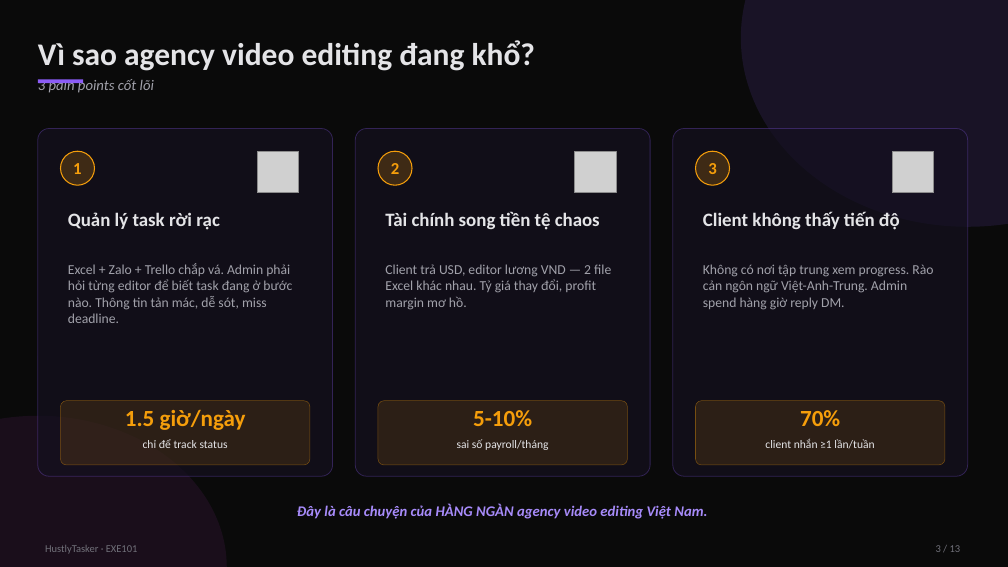
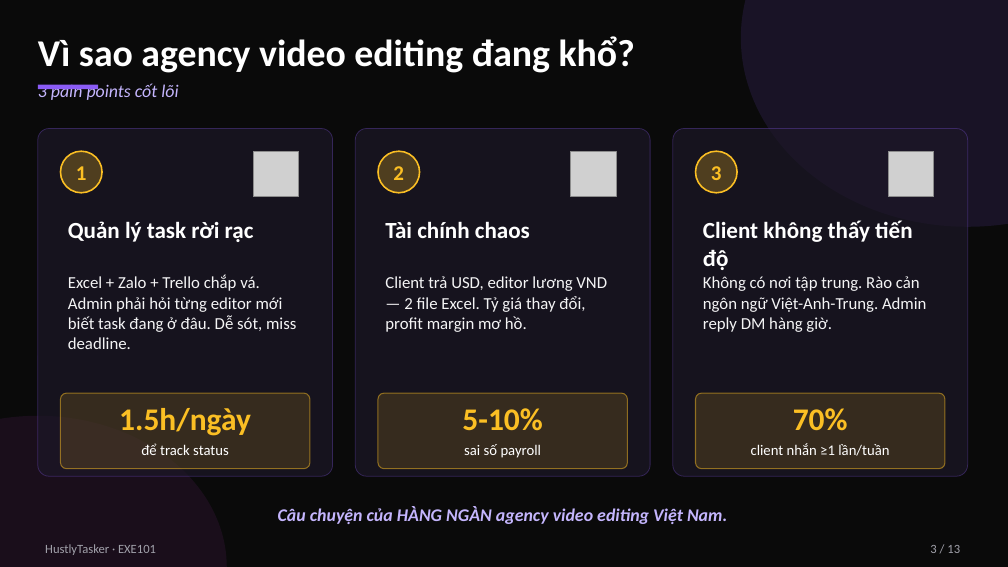
Before and after one commit to phucmetlamroi/agency_manager, a slide deck: slide 3 of presentation/HustlyTasker_Pitch_15min_Draft.pptx. Drawn at 1008x567 pixels with LibreOffice and Linux fonts; fonts in the diff are those of the drawing; grey boxes stand for pictures. Boxes give left, top, right and bottom in pixels: in the first picture for what was removed or moved away, otherwise in the second. Text is boxed around its words. In the diff, an @@ line names an element or a change of style, - is before the commit and + after.

Commit message:
fix(presentation): bigger fonts + brighter text + simpler content for readability
User feedback: "cho dễ đọc nhé" — text khó đọc khi projection. Pass
through all 13 slides bumping every font size + brightening colors +
shortening dense text.

Font size increases:
- Slide title: 30 → 36pt
- Body text: 13 → 16-17pt (most slides)
- Stat numbers: 32 → 38-42pt where appropriate
- Hero numbers (slide 2 stats): 72 → 88pt
- Slide 11 MRR numbers: 56 → 68pt
- Slide 1 main title: 84 → 96pt
- Slide 13 vision title: 54 → 60pt
- Cover tagline: 22 → 26pt
- Bullet text: 10-11 → 13-14pt
- Footer/captions: 9-12 → 11-13pt
- Table cells: 11 → 13pt, headers 12 → 15pt

Color brightening (better contrast on dark bg):
- textPrimary: zinc-200 (E4E4E7) → zinc-100 (F4F4F5)
- textSecondary: zinc-400 (A1A1AA) → zinc-300 (D4D4D8)
- textMuted: zinc-500 (71717A) → zinc-400 (A1A1AA)
- emerald: 34D399 → 6EE7B7 (300 weight, brighter)
- amber: F59E0B → FBBF24 (400, brighter)
- red: EF4444 → F87171 (400, brighter)
- violetLight: A78BFA → C4B5FD (300, brighter)
- Glass card fill: 14101F → 1C1727 (more contrast vs bg)

Content simplification:
- Slide 3 (pain points): shortened body sentences ~30% per card
- Slide 5 (differentiators): trimmed verbose bodies
- Slide 7 (personas): 3 bullets → 2 bullets per persona, shorter quotes
- Slide 9 (5 streams): tightened body text
- Slide 11 (growth): simpler year card metrics
- Slide 12 (competitor): tightened bottom takeaway

Visual cleanups:
- Stat boxes (slide 3): taller (0.85 → 1.0) for breathing room
- Bottom number bar (slide 8): taller (0.85 → 1.0)
- Most Popular pill (slide 10): wider (2 → 2.4)
- Glass card borders: less transparent (more visible)

Same 13 slides, same structure, same content message — just bigger
type + cleaner contrast + less dense text per card.

```diff
--- a/presentation/HustlyTasker_Pitch_15min_Draft.pptx
+++ b/presentation/HustlyTasker_Pitch_15min_Draft.pptx
@@ text "Vì sao agency video editing ..." at (38, 36, 635, 73): size 30 to 36 pt, text colour #E4E4E7 to #FFFFFF @@
@@ text "3 pain points cốt lõi" at (38, 83, 178, 100): size 14 to 17 pt, text colour #A1A1AA to #C4B5FD @@
@@ rectangle: place and size @@
-rectangle at (38, 79, 83, 83)
+rectangle at (38, 85, 98, 89)
@@ fill #14101F at 70% opacity to #1C1727 at 70% opacity in 3 elements at (38, 129, 333, 476), (355, 129, 650, 476), (673, 129, 968, 476) @@
@@ ellipse: place and size @@
-ellipse at (60, 151, 95, 185)
+ellipse at (60, 151, 102, 193)
@@ picture: place and size @@
-picture at (257, 151, 299, 193)
+picture at (253, 151, 299, 197)
@@ ellipse: place and size @@
-ellipse at (378, 151, 412, 185)
+ellipse at (378, 151, 420, 193)
@@ picture: place and size @@
-picture at (575, 151, 616, 193)
+picture at (571, 151, 616, 197)
@@ size 16 to 20 pt, text colour #F59E0B to #FBBF24 in 3 elements at (393, 166, 404, 180), (76, 166, 87, 180), (711, 166, 722, 180) @@
@@ fill #F59E0B at 20% opacity to #FBBF24 at 25% opacity; outline #F59E0B 1 pt to #FBBF24 1.5 pt in 3 elements at (60, 151, 102, 193), (378, 151, 420, 193), (696, 151, 737, 193) @@
@@ ellipse: place and size @@
-ellipse at (696, 151, 730, 185)
+ellipse at (696, 151, 737, 193)
@@ picture: place and size @@
-picture at (892, 151, 934, 193)
+picture at (889, 151, 934, 197)
@@ text "Quản lý task rời rạc": place and size @@
-text "Quản lý task rời rạc" at (68, 212, 220, 230)
+text "Quản lý task rời rạc" at (68, 221, 254, 242)
@@ text "Quản lý task rời rạc" at (68, 221, 254, 242): size 18 to 22 pt, text colour #E4E4E7 to #FFFFFF @@
@@ text at (385, 221, 530, 238): text changed; size 18 to 22 pt; text colour #E4E4E7 to #FFFFFF @@
-Tài chính song tiền tệ chaos
+Tài chính chaos
@@ text "Client không thấy tiến độ": place and size @@
-text "Client không thấy tiến độ" at (703, 211, 900, 230)
+text "Client không thấy tiến độ" at (703, 220, 913, 270)
@@ text "Client không thấy tiến độ" at (703, 220, 913, 270): size 18 to 22 pt, text colour #E4E4E7 to #FFFFFF @@
@@ text at (68, 275, 296, 349): text changed; size 13 to 16 pt; text colour #A1A1AA to #F4F4F5 @@
-Excel + Zalo + Trello chắp vá. Admin phải hỏi từng editor để biết task đang ở bước nào. Thông tin tản mác, dễ sót, miss deadline.
+Excel + Zalo + Trello chắp vá. Admin phải hỏi từng editor mới biết task đang ở đâu. Dễ sót, miss deadline.
@@ text at (385, 276, 607, 332): text changed; size 13 to 16 pt; text colour #A1A1AA to #F4F4F5 @@
-Client trả USD, editor lương VND — 2 file Excel khác nhau. Tỷ giá thay đổi, profit margin mơ hồ.
+Client trả USD, editor lương VND — 2 file Excel. Tỷ giá thay đổi, profit margin mơ hồ.
@@ text at (703, 276, 927, 332): text changed; size 13 to 16 pt; text colour #A1A1AA to #F4F4F5 @@
-Không có nơi tập trung xem progress. Rào cản ngôn ngữ Việt-Anh-Trung. Admin spend hàng giờ reply DM.
+Không có nơi tập trung. Rào cản ngôn ngữ Việt-Anh-Trung. Admin reply DM hàng giờ.
@@ rounded rectangle: place and size @@
-rounded rectangle at (60, 401, 310, 465)
+rounded rectangle at (60, 393, 310, 469)
@@ text at (119, 408, 251, 436): text changed; size 22 to 30 pt; text colour #F59E0B to #FBBF24 @@
-1.5 giờ/ngày
+1.5h/ngày
@@ text "5-10%" at (462, 408, 542, 430): size 22 to 30 pt, text colour #F59E0B to #FBBF24 @@
@@ rounded rectangle: place and size @@
-rounded rectangle at (378, 401, 628, 465)
+rounded rectangle at (378, 393, 628, 469)
@@ text "70%" at (793, 408, 848, 431): size 22 to 30 pt, text colour #F59E0B to #FBBF24 @@
@@ fill #F59E0B at 12% opacity to #FBBF24 at 14% opacity; outline #F59E0B 0.5 pt to #FBBF24 1 pt; proportions changed in 3 elements at (60, 393, 310, 469), (378, 393, 628, 469), (696, 393, 945, 469) @@
@@ rounded rectangle: place and size @@
-rounded rectangle at (696, 401, 945, 465)
+rounded rectangle at (696, 393, 945, 469)
@@ text at (141, 443, 229, 455): text changed; size 11 to 14 pt; text colour #E4E4E7 to #FFFFFF @@
-chỉ để track status
+để track status
@@ text at (464, 444, 542, 458): text changed; size 11 to 14 pt; text colour #E4E4E7 to #FFFFFF @@
-sai số payroll/tháng
+sai số payroll
@@ text "client nhắn ≥1 lần/tuần" at (751, 443, 889, 456): size 11 to 14 pt, text colour #E4E4E7 to #FFFFFF @@
@@ text at (278, 506, 727, 524): text changed; size 14 to 17 pt; text colour #A78BFA to #C4B5FD @@
-Đây là câu chuyện của HÀNG NGÀN agency video editing Việt Nam.
+Câu chuyện của HÀNG NGÀN agency video editing Việt Nam.
@@ text "HustlyTasker · EXE101" at (45, 544, 156, 555): size 10 to 12 pt, text colour #71717A to #A1A1AA @@
@@ text "3 / 13" at (930, 545, 960, 553): size 10 to 12 pt, text colour #71717A to #A1A1AA @@
```
Also in this commit, not shown: 12 other slides changed, 1 other file.
